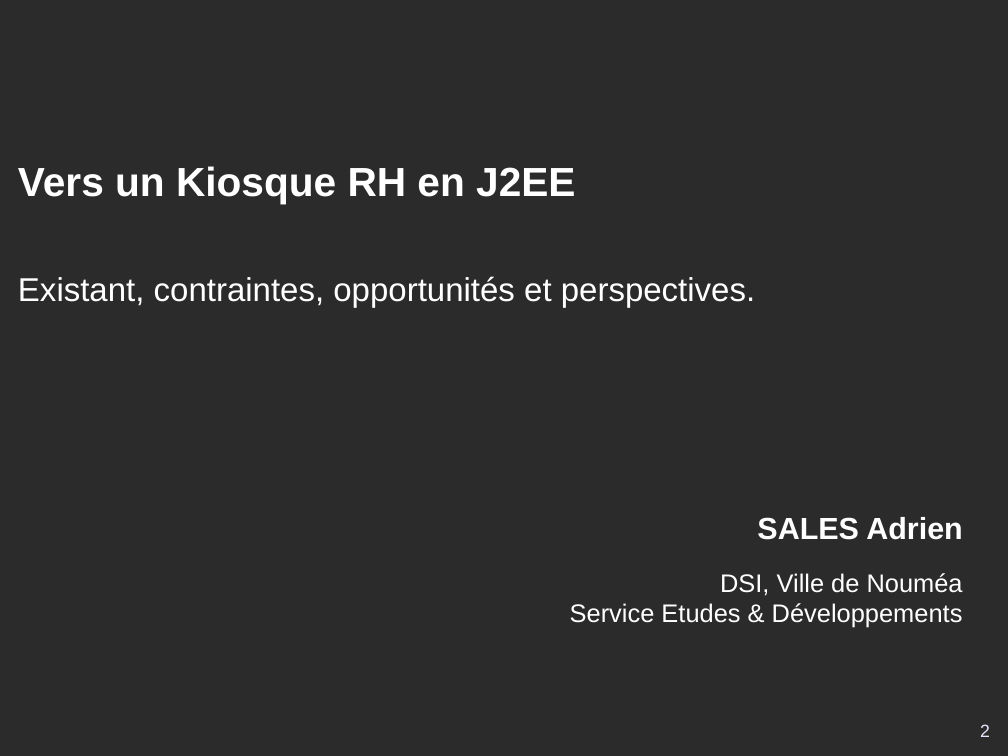
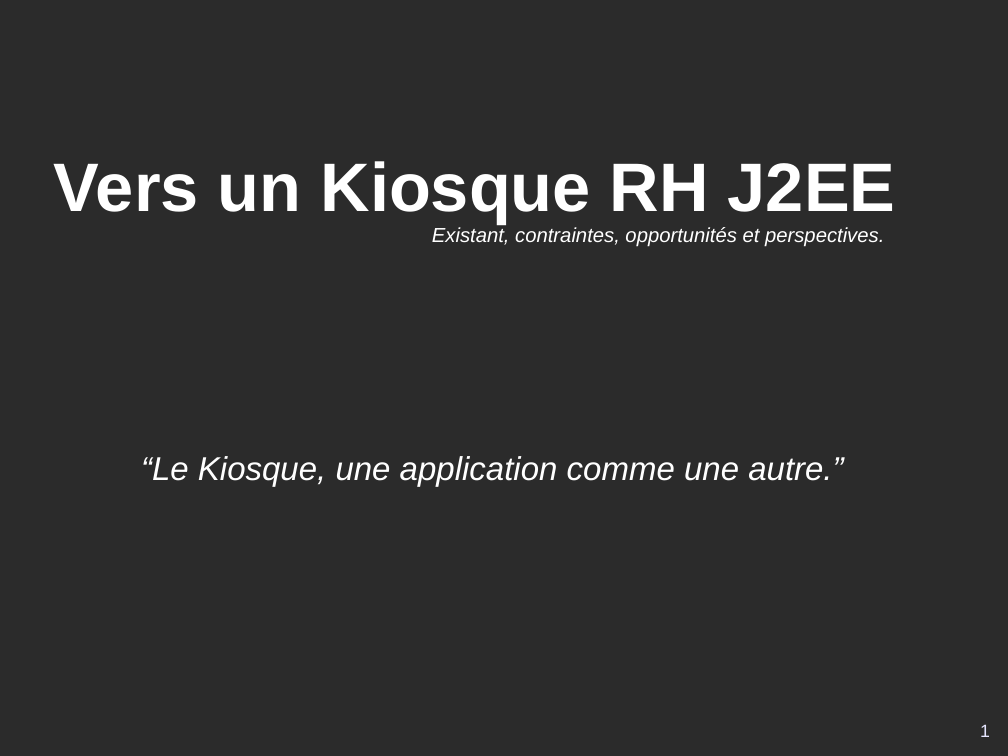
Before and after one commit to DSI-Ville-Noumea/sirh-kiosque-j2ee-old, a slide deck: slide 1 of src/site/resources/Kiosque_RH_J2EE_11021.odp (slide 2 before the commit). Drawn at 1008x756 pixels with LibreOffice and Linux fonts; fonts in the diff are those of the drawing; background and template pictures are left out; a plain dark background stands for a picture behind light text. Boxes give left, top, right and bottom in pixels: in the first picture for what was removed or moved away, otherwise in the second. Text is boxed around its words. In the diff, an @@ line names an element or a change of style, - is before the commit and + after.

Commit message:
Première version éligible à lecture pour commentaires, cf #11021.

```diff
--- a/src/site/resources/Kiosque_RH_J2EE_11021.odp
+++ b/src/site/resources/Kiosque_RH_J2EE_11021.odp
@@ title at <box>54,161,896,225</box>: text changed; size 32 to 54 pt @@
-Vers un Kiosque RH en J2EE
+Vers un Kiosque RH J2EE
@@ subtitle "Existant, contraintes, opportunités et perspectives.": place and size @@
-subtitle "Existant, contraintes, opportunités et perspectives." at <box>18,276,755,307</box>
+subtitle "Existant, contraintes, opportunités et perspectives." at <box>432,227,884,247</box>
@@ subtitle "Existant, contraintes, opportunités et perspectives." at <box>432,227,884,247</box>: size 26 to 16 pt, italic on @@
@@ text added at <box>141,456,843,487</box>, 26 pt, text #FFFFFF, italic @@
+“Le Kiosque, une application comme une autre.”
@@ text removed at <box>570,517,963,628</box> @@
-SALES Adrien
-DSI, Ville de Nouméa
-Service Etudes & Développements
@@ page number at <box>980,724,990,737</box>: text changed @@
-2
+1
```
Also in this commit, not shown: 21 other slides changed, 3 slides added, 2 slides removed.
